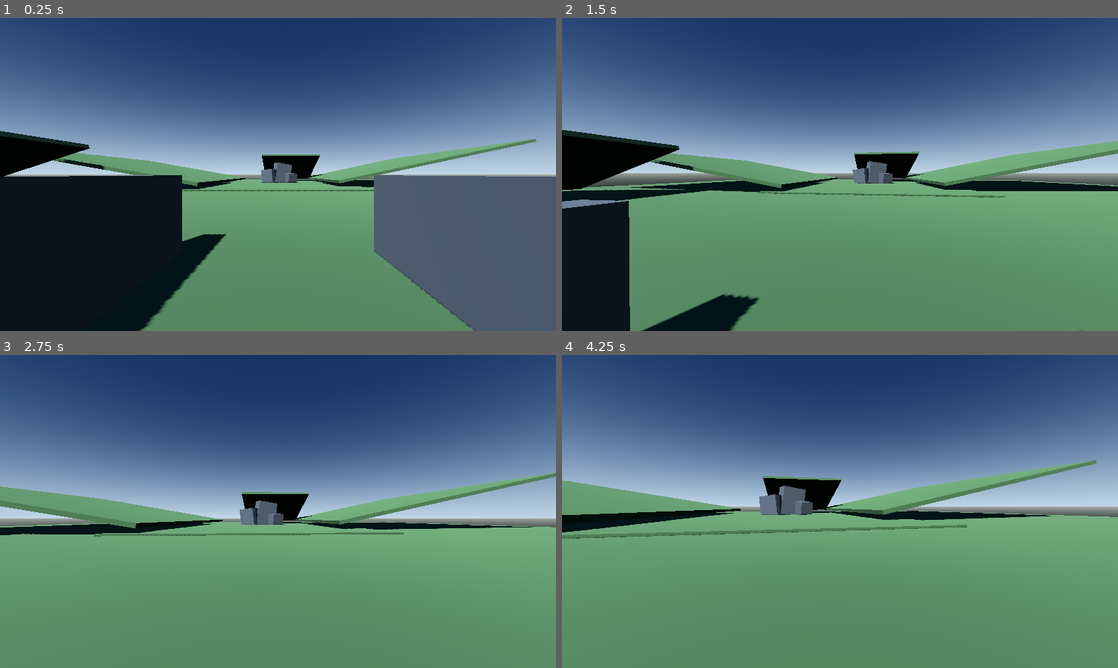
Above: before the commit, frames 1-4 (two rows, left to right).
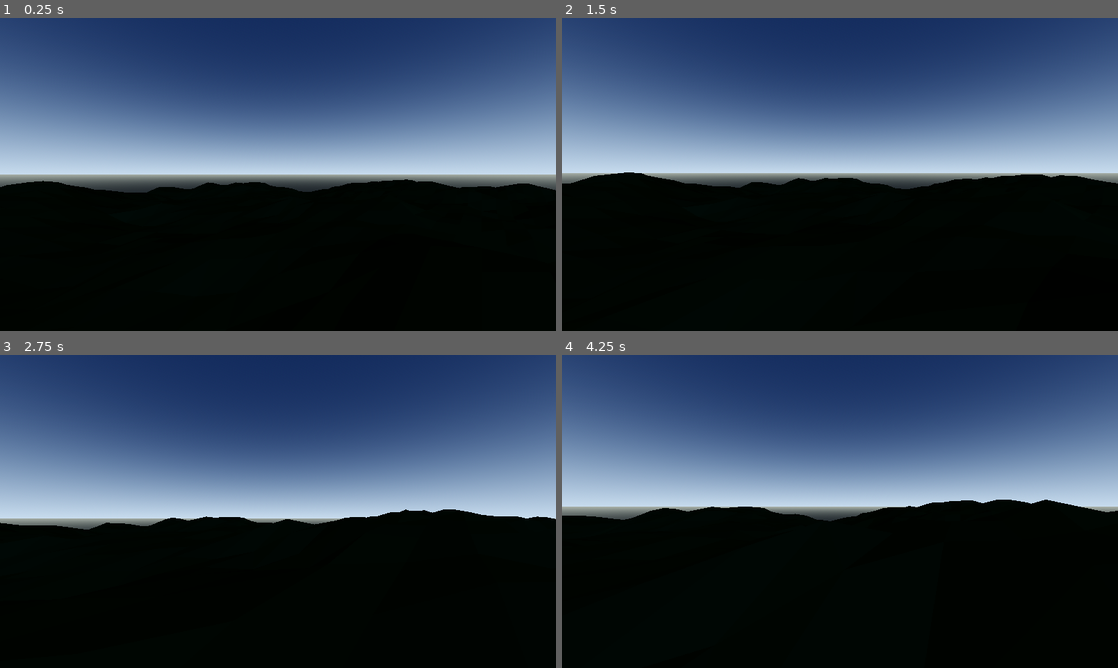
Above: after the commit, the same moments.

Repository: kansation/Space-Exploring-Game
Game: Godot game, scene res://scenes/procedural_terrain.tscn
Same seed, same stepped clock (60 frames per second), same inputs: the game is played once before the commit and once after it. Before the commit the project starts from res://scenes/landscape.tscn.
Inputs (mouse positions are in pixels of both pictures, inside the frame that each line leads up to):
- Up to frame 1 (0.25 s): no input
- Up to frame 2 (1.5 s): tap Enter at 0.5 s; move the mouse to (867, 174) at 0.52 s; hold W (move_forward) from 0.53 s (still down); click (867, 174) at 0.67 s; tap Space (jump) at 0.77 s; move the mouse to (812, 174) at 1.27 s
- Up to frame 3 (2.75 s): keep holding W (move_forward); tap Space (jump) at 1.52 s; move the mouse to (289, 505) at 2.02 s
- Up to frame 4 (4.25 s): keep holding W (move_forward); move the mouse to (834, 517) at 2.77 s; click (834, 517) at 2.92 s; tap Space (jump) at 3.02, 3.77 s; move the mouse to (878, 514) at 3.52 s

The runs differ from the first frame. In frame 1, 50% of the frame differs, in the area x 0-100%, y 36-100%; in frame 2, 51%; in frame 3, 51%; in frame 4, 54%, in the area x 0-100%, y 33-100%.

Commit message:
Add procedural terrain test scene

Diff:
--- a/game/project.godot
+++ b/game/project.godot
@@ -11,7 +11,7 @@
 [application]
 
 config/name="Space Exploration Game"
-run/main_scene="res://scenes/landscape.tscn"
+run/main_scene="res://scenes/procedural_terrain.tscn"
 config/features=PackedStringArray("4.7")
 
 [display]
--- /dev/null
+++ b/game/scenes/procedural_terrain.tscn
@@ -0,0 +1,46 @@
+[gd_scene load_steps=8 format=3]
+
+[ext_resource type="Script" path="res://scripts/procedural_terrain.gd" id="1_terrain"]
+[ext_resource type="PackedScene" path="res://scenes/player.tscn" id="2_player"]
+
+[sub_resource type="ProceduralSkyMaterial" id="ProceduralSkyMaterial_terrain"]
+sky_top_color = Color(0.07, 0.14, 0.28, 1)
+sky_horizon_color = Color(0.65, 0.75, 0.86, 1)
+ground_bottom_color = Color(0.08, 0.1, 0.12, 1)
+ground_horizon_color = Color(0.52, 0.55, 0.52, 1)
+
+[sub_resource type="Sky" id="Sky_terrain"]
+sky_material = SubResource("ProceduralSkyMaterial_terrain")
+
+[sub_resource type="Environment" id="Environment_terrain"]
+background_mode = 2
+sky = SubResource("Sky_terrain")
+ambient_light_source = 3
+ambient_light_color = Color(0.55, 0.63, 0.78, 1)
+ambient_light_energy = 0.7
+tonemap_mode = 2
+
+[sub_resource type="StandardMaterial3D" id="Material_terrain"]
+albedo_color = Color(0.24, 0.36, 0.22, 1)
+roughness = 1.0
+
+[node name="ProceduralTerrain" type="Node3D"]
+script = ExtResource("1_terrain")
+
+[node name="WorldEnvironment" type="WorldEnvironment" parent="."]
+environment = SubResource("Environment_terrain")
+
+[node name="Sun" type="DirectionalLight3D" parent="."]
+rotation_degrees = Vector3(-48, -30, 0)
+light_energy = 1.15
+shadow_enabled = true
+
+[node name="TerrainMesh" type="MeshInstance3D" parent="."]
+material_override = SubResource("Material_terrain")
+
+[node name="TerrainCollision" type="StaticBody3D" parent="."]
+
+[node name="CollisionShape3D" type="CollisionShape3D" parent="TerrainCollision"]
+
+[node name="Player" parent="." instance=ExtResource("2_player")]
+position = Vector3(0, 6, 0)
--- /dev/null
+++ b/game/scripts/procedural_terrain.gd
@@ -0,0 +1,66 @@
+extends Node3D
+
+@export var seed := 1337
+@export_range(0.5, 12.0, 0.5) var terrain_height := 4.0
+@export_range(0.005, 0.15, 0.005) var noise_scale := 0.035
+@export_range(16, 128, 1) var mesh_resolution := 64
+@export var terrain_size := 100.0
+
+@onready var terrain_mesh: MeshInstance3D = $TerrainMesh
+@onready var terrain_collision: CollisionShape3D = $TerrainCollision/CollisionShape3D
+@onready var player: CharacterBody3D = $Player
+
+func _ready() -> void:
+	_generate_terrain()
+
+func _generate_terrain() -> void:
+	var noise := FastNoiseLite.new()
+	noise.seed = seed
+	noise.noise_type = FastNoiseLite.TYPE_SIMPLEX_SMOOTH
+	noise.frequency = noise_scale
+
+	var grid_size := mesh_resolution + 1
+	var heights := PackedFloat32Array()
+	heights.resize(grid_size * grid_size)
+	for z in range(grid_size):
+		for x in range(grid_size):
+			heights[z * grid_size + x] = noise.get_noise_2d(_grid_to_world(x), _grid_to_world(z)) * terrain_height
+
+	var surface_tool := SurfaceTool.new()
+	surface_tool.begin(Mesh.PRIMITIVE_TRIANGLES)
+	var collision_triangles := PackedVector3Array()
+	for z in range(mesh_resolution):
+		for x in range(mesh_resolution):
+			var a := _vertex(x, z, heights, grid_size)
+			var b := _vertex(x + 1, z, heights, grid_size)
+			var c := _vertex(x, z + 1, heights, grid_size)
+			var d := _vertex(x + 1, z + 1, heights, grid_size)
+			_add_triangle(surface_tool, collision_triangles, a, b, c)
+			_add_triangle(surface_tool, collision_triangles, b, d, c)
+
+	var mesh := surface_tool.commit()
+	terrain_mesh.mesh = mesh
+	var collision_shape := ConcavePolygonShape3D.new()
+	collision_shape.data = collision_triangles
+	terrain_collision.shape = collision_shape
+
+	var center_height := noise.get_noise_2d(0.0, 0.0) * terrain_height
+	player.position = Vector3(0.0, center_height + 2.0, 0.0)
+
+func _add_triangle(surface_tool: SurfaceTool, collision_triangles: PackedVector3Array, a: Vector3, b: Vector3, c: Vector3) -> void:
+	var normal := (b - a).cross(c - a).normalized()
+	surface_tool.set_normal(normal)
+	surface_tool.add_vertex(a)
+	surface_tool.set_normal(normal)
+	surface_tool.add_vertex(b)
+	surface_tool.set_normal(normal)
+	surface_tool.add_vertex(c)
+	collision_triangles.append(a)
+	collision_triangles.append(b)
+	collision_triangles.append(c)
+
+func _vertex(x: int, z: int, heights: PackedFloat32Array, grid_size: int) -> Vector3:
+	return Vector3(_grid_to_world(x), heights[z * grid_size + x], _grid_to_world(z))
+
+func _grid_to_world(index: int) -> float:
+	return (float(index) / float(mesh_resolution) - 0.5) * terrain_size
Not shown, changed: docs/Technical-Production-Plan.md
